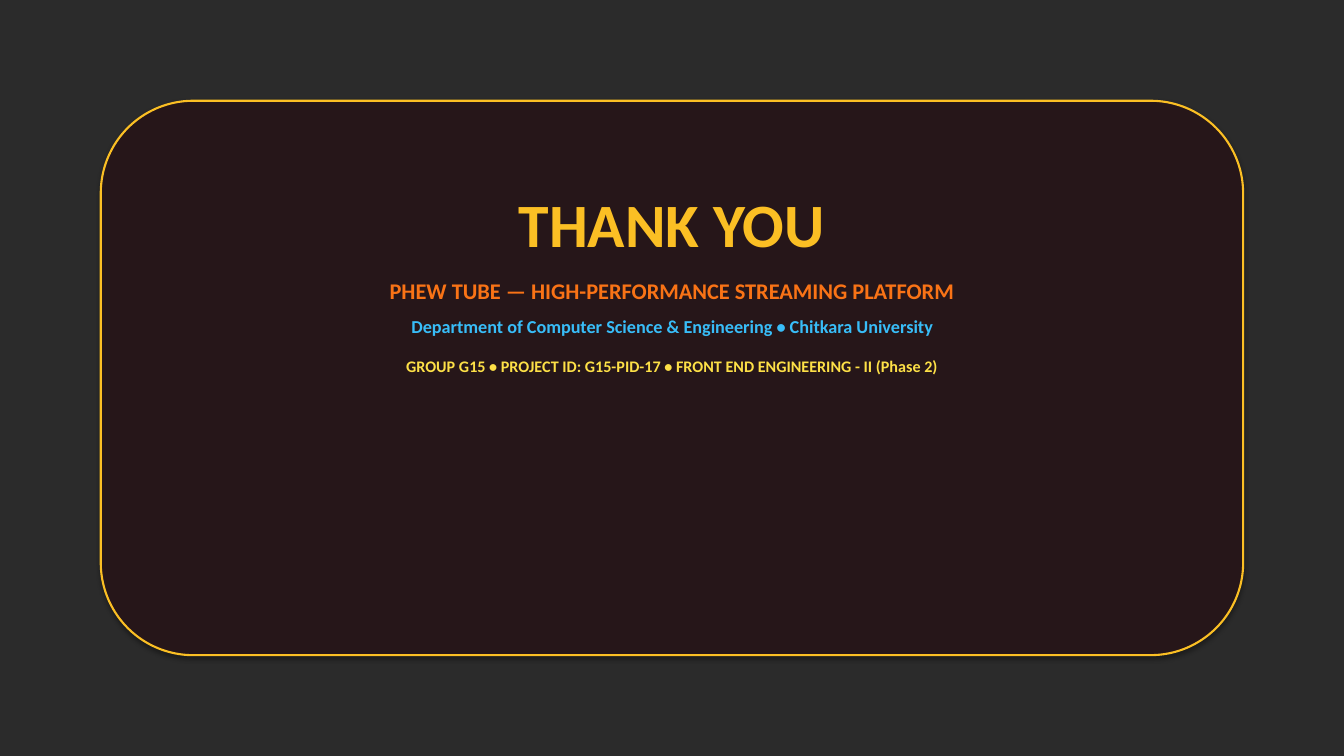
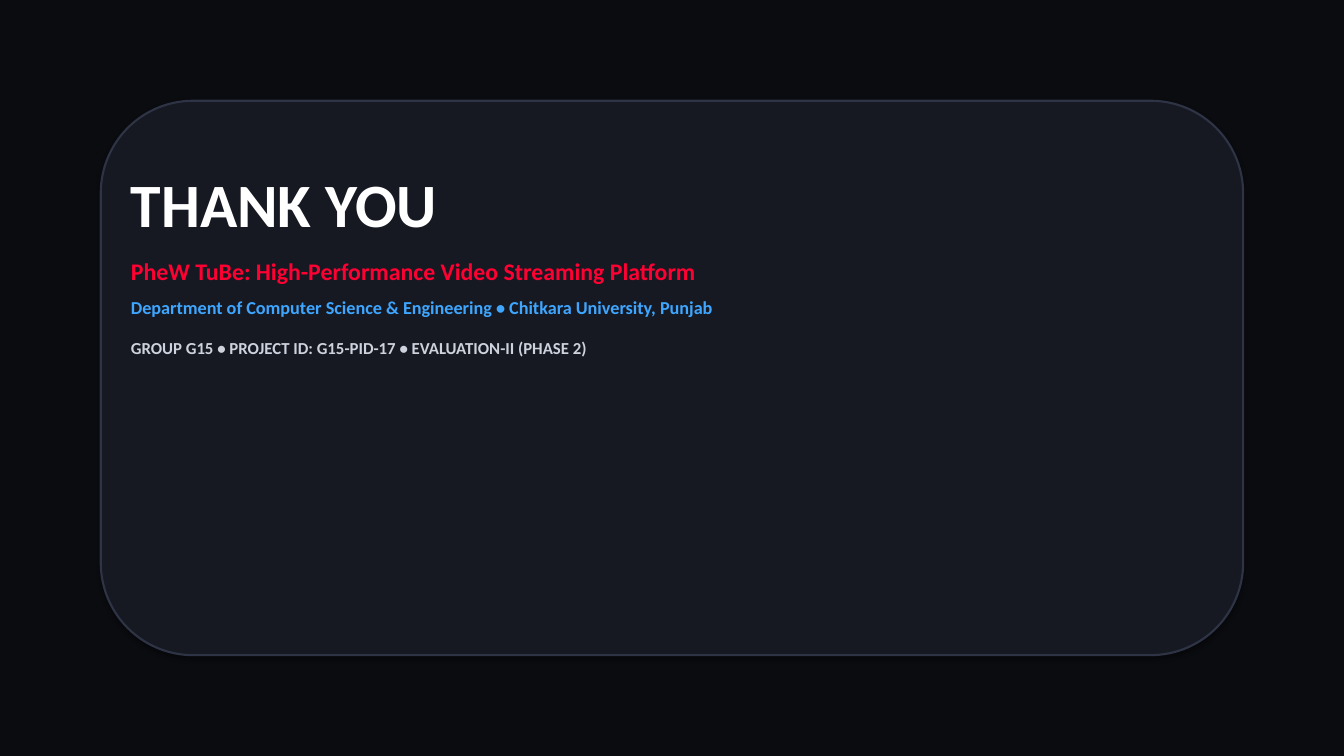
Before and after one commit to kishan-777/Front-End-Engineering_Evaluation-based-project, a slide deck: slide 13 of G15-PID-17.pptx (slide 9 before the commit). Drawn at 1344x756 pixels with LibreOffice and Linux fonts; fonts in the diff are those of the drawing; background and template pictures are left out; a plain dark background stands for a picture behind light text. Boxes give left, top, right and bottom in pixels: in the first picture for what was removed or moved away, otherwise in the second. Text is boxed around its words. In the diff, an @@ line names an element or a change of style, - is before the commit and + after.

Commit message:
Restore original Obsidian Pro dark PPT theme and compile master PDF with Chitkara Cover, TOC, and full PPT slides

```diff
--- a/G15-PID-17.pptx
+++ b/G15-PID-17.pptx
@@ background picture (left out) to #FFFFFF @@
@@ rectangle added at <box>0,0,1344,756</box>, fill #0B0C10 @@
@@ rounded rectangle at <box>101,101,1243,655</box>: fill #261619 to #161922; outline #FBBF24 1.5 pt to #2E3445 1.5 pt @@
@@ text "THANK YOU": place and size @@
-text "THANK YOU" at <box>390,206,953,374</box>
+text "THANK YOU" at <box>131,186,712,357</box>
@@ text at <box>131,186,437,228</box>: text colour #FBBF24 to #FFFFFF in "THANK YOU"; alignment centre to left @@
@@ text at <box>131,263,712,357</box>: text changed; size 11.5 to 13 pt; text colour #FDE047 to #3EA6FF @@
-PHEW TUBE — HIGH-PERFORMANCE STREAMING PLATFORM
-Department of Computer Science & Engineering • Chitkara University
-GROUP G15 • PROJECT ID: G15-PID-17 • FRONT END ENGINEERING - II (Phase 2)
+PheW TuBe: High-Performance Video Streaming Platform
+Department of Computer Science & Engineering • Chitkara University, Punjab
+GROUP G15 • PROJECT ID: G15-PID-17 • EVALUATION-II (PHASE 2)
```
Also in this commit, not shown: 2 other slides changed, 10 slides added, 6 slides removed, 1 other file.
